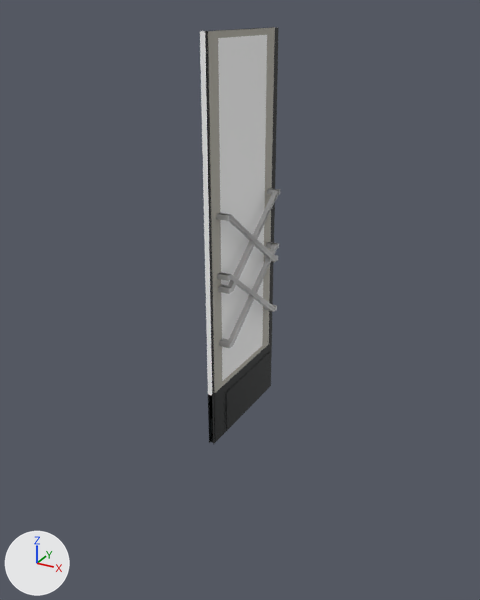
An edit to the OBJ model assets/mtr/k9ka/model/doors.obj, drawn before and after from the same camera.
Rendered twice from a camera (50 mm lens) standing at (1.64, -3.0, 2.24) and looking at (-0.03, 0.03, 0.72). Lighting does not change. The marker at lower left points along +X, +Y and +Z. The picture after the commit comes second. Where no turn or scale is listed for an object, it has been applied to the vertices.

The first picture shows 'frontLeft', 'frontRight', 'rearLeft', 'rearRight'.
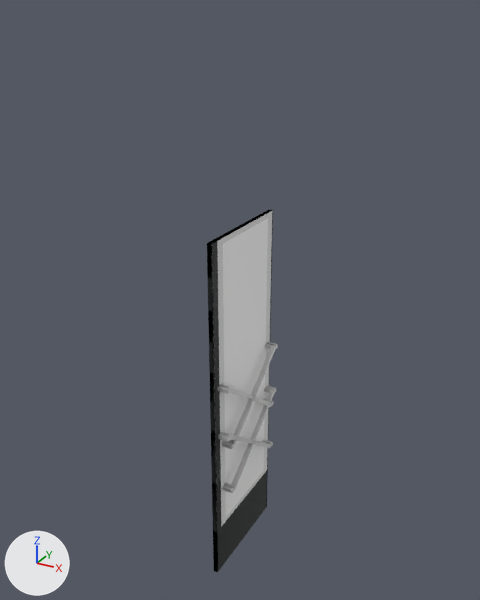
The change, as a diff of the scene's bpy script:
```diff
--- a/assets/mtr/k9ka/model/doors.obj.py
+++ b/assets/mtr/k9ka/model/doors.obj.py
@@ me_frontleft @@
-me_frontleft.from_pydata(...)  # 70 vertices, 120 faces; spans x -0.01..0.08, y -0.34..0.36, z 0.0..2.15
+me_frontleft.from_pydata(...)  # 70 vertices, 130 faces; spans x -0.01..0.08, y -0.34..0.34, z -0.97..1.18
+# me_frontleft part 1: the loose piece of 24 vertices spanning x 0.01..0.08, y -0.28..0.27, z 0.59..1.0 is moved by (0.0, -0.01, -0.66)
+# me_frontleft part 2: the loose piece of 24 vertices spanning x 0.01..0.08, y -0.28..0.27, z 0.9..1.32 is moved by (0.0, -0.01, -1.29)
+# me_frontleft part 3: the loose piece of 22 vertices spanning x -0.01..0.01, y -0.34..0.36, z 0.0..2.15 is rebuilt with 22 vertices and now spans x -0.01..0.01, y -0.34..0.34, z -0.97..1.18
 me_frontleft.materials.append(mat_metal)
@@ me_frontleft @@
 me_frontleft.materials.append(mat_material)
-me_frontleft.materials.append(mat_wall)  # grey #b2afa4
+me_frontleft.materials.append(mat_wall_interior)  # white #e7e7e7
@@ me_frontright @@
-me_frontright.from_pydata(...)  # 70 vertices, 120 faces; spans x -0.01..0.08, y -0.36..0.34, z 0.0..2.15
+me_frontright.from_pydata(...)  # 70 vertices, 130 faces; spans x -0.01..0.08, y -0.34..0.34, z -0.97..1.18
+# me_frontright part 4: the loose piece of 24 vertices spanning x 0.01..0.08, y -0.27..0.28, z 0.59..1.0 is moved by (0.0, 0.01, -0.66)
+# me_frontright part 5: the loose piece of 24 vertices spanning x 0.01..0.08, y -0.27..0.28, z 0.9..1.32 is moved by (0.0, 0.01, -1.29)
+# me_frontright part 6: the loose piece of 22 vertices spanning x -0.01..0.01, y -0.36..0.34, z 0.0..2.15 is rebuilt with 22 vertices and now spans x -0.01..0.01, y -0.34..0.34, z -0.97..1.18
 me_frontright.materials.append(mat_metal)
@@ me_frontright @@
 me_frontright.materials.append(mat_material)
-me_frontright.materials.append(mat_wall)  # grey #b2afa4
+me_frontright.materials.append(mat_wall_interior)  # white #e7e7e7
@@ me_rearleft @@
-me_rearleft.from_pydata(...)  # 72 vertices, 128 faces; spans x -0.01..0.08, y -0.35..0.35, z 0.0..2.15
+me_rearleft.from_pydata(...)  # 71 vertices, 134 faces; spans x -0.01..0.08, y -0.33..0.33, z -0.97..1.18
+# me_rearleft part 7: the loose piece of 24 vertices spanning x 0.01..0.08, y -0.29..0.29, z 0.59..1.0 is moved by (0.0, -0.02, -0.97)
+# me_rearleft part 8: the loose piece of 24 vertices spanning x 0.01..0.08, y -0.29..0.29, z 0.9..1.32 is moved by (0.0, -0.02, -0.97)
+# me_rearleft part 9: the loose piece of 24 vertices spanning x -0.01..0.01, y -0.35..0.35, z 0.0..2.15 is rebuilt with 23 vertices and now spans x -0.01..0.01, y -0.33..0.33, z -0.97..1.18
 me_rearleft.materials.append(mat_glass_exteriortranslucent)
@@ me_rearleft @@
 me_rearleft.materials.append(mat_material)
-me_rearleft.materials.append(mat_wall)  # grey #b2afa4
+me_rearleft.materials.append(mat_wall_interior)  # white #e7e7e7
@@ me_rearright @@
-me_rearright.from_pydata(...)  # 72 vertices, 128 faces; spans x -0.01..0.08, y -0.35..0.35, z 0.0..2.15
+me_rearright.from_pydata(...)  # 71 vertices, 134 faces; spans x -0.01..0.08, y -0.33..0.33, z -0.97..1.18
+# me_rearright part 10: the loose piece of 24 vertices spanning x 0.01..0.08, y -0.29..0.29, z 0.59..1.0 is moved by (0.0, 0.02, -0.97)
+# me_rearright part 11: the loose piece of 24 vertices spanning x 0.01..0.08, y -0.29..0.29, z 0.9..1.32 is moved by (0.0, 0.02, -0.97)
+# me_rearright part 12: the loose piece of 24 vertices spanning x -0.01..0.01, y -0.35..0.35, z 0.0..2.15 is rebuilt with 23 vertices and now spans x -0.01..0.01, y -0.33..0.33, z -0.97..1.18
 me_rearright.materials.append(mat_metal)
@@ me_rearright @@
 me_rearright.materials.append(mat_material)
-me_rearright.materials.append(mat_wall)  # grey #b2afa4
+me_rearright.materials.append(mat_wall_interior)  # white #e7e7e7
```

Boxes [x1, y1, x2, y2] around the edits, measured in the pictures (480 x 600 px; the box of a moved part takes in the faces that stretch with it):
'frontLeft', reshaped (8% narrower, 12% shorter): before [208, 27, 279, 442]; after [208, 210, 273, 573]
'rearRight', reshaped (8% narrower, 13% shorter): before [207, 28, 280, 443]; after [211, 210, 278, 571]
'frontRight', reshaped (15% narrower, 16% shorter): before [200, 27, 280, 445]; after [207, 212, 275, 564]
'rearLeft', reshaped: before [207, 27, 278, 435]; after [208, 210, 274, 525]
part 1 of me_frontleft, moved or reshaped: before [220, 272, 276, 312]; after [219, 384, 272, 407]
part 2 of me_frontleft, moved or reshaped: before [218, 213, 277, 262]; after [220, 432, 271, 448]
part 3 of me_frontleft, rebuilt (8% narrower, 12% shorter): before [208, 27, 279, 442]; after [208, 210, 273, 573]
part 4 of me_frontright, moved or reshaped: before [221, 242, 278, 346]; after [229, 343, 275, 446]
part 5 of me_frontright, moved or reshaped: before [221, 189, 280, 292]; after [225, 387, 274, 489]
part 6 of me_frontright, rebuilt (11% narrower, 16% shorter): before [200, 27, 274, 445]; after [207, 212, 273, 564]
part 7 of me_rearleft, moved or reshaped: before [217, 273, 277, 310]; after [218, 434, 273, 447]
part 8 of me_rearleft, moved or reshaped: before [216, 213, 278, 260]; after [217, 386, 274, 406]
part 9 of me_rearleft, rebuilt: before [207, 27, 272, 435]; after [208, 210, 271, 525]
part 10 of me_rearright, moved or reshaped: before [219, 242, 279, 348]; after [222, 386, 276, 493]
part 11 of me_rearright, moved or reshaped: before [218, 188, 280, 294]; after [222, 342, 278, 449]
part 12 of me_rearright, rebuilt: before [207, 28, 253, 443]; after [211, 210, 272, 571]
